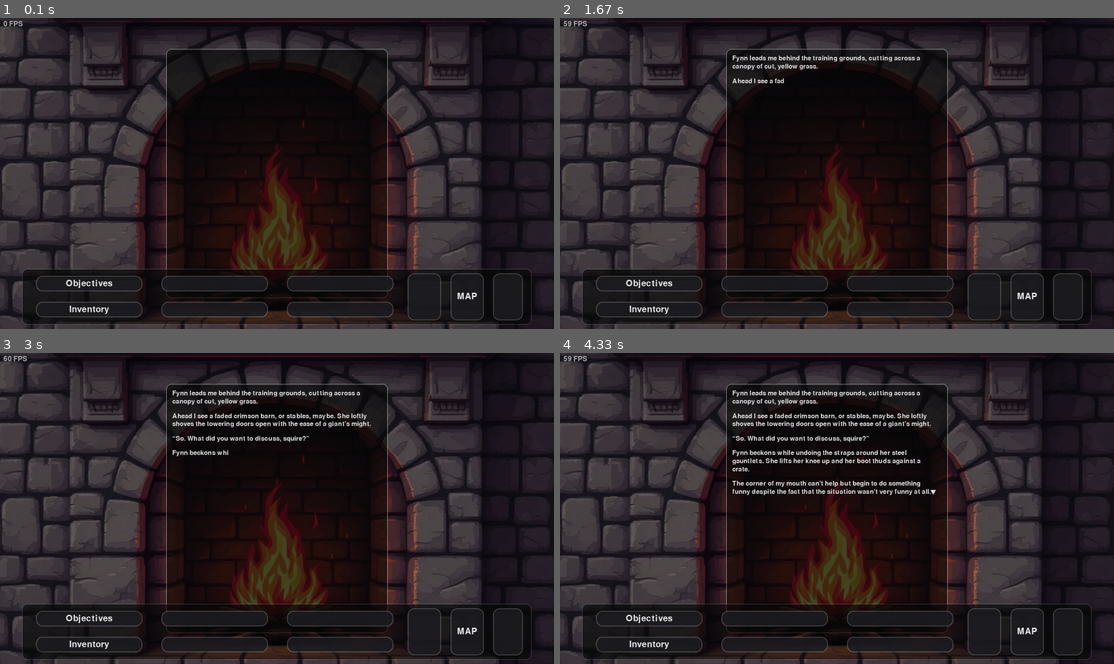
Above: before the commit, frames 1-4 (two rows, left to right).
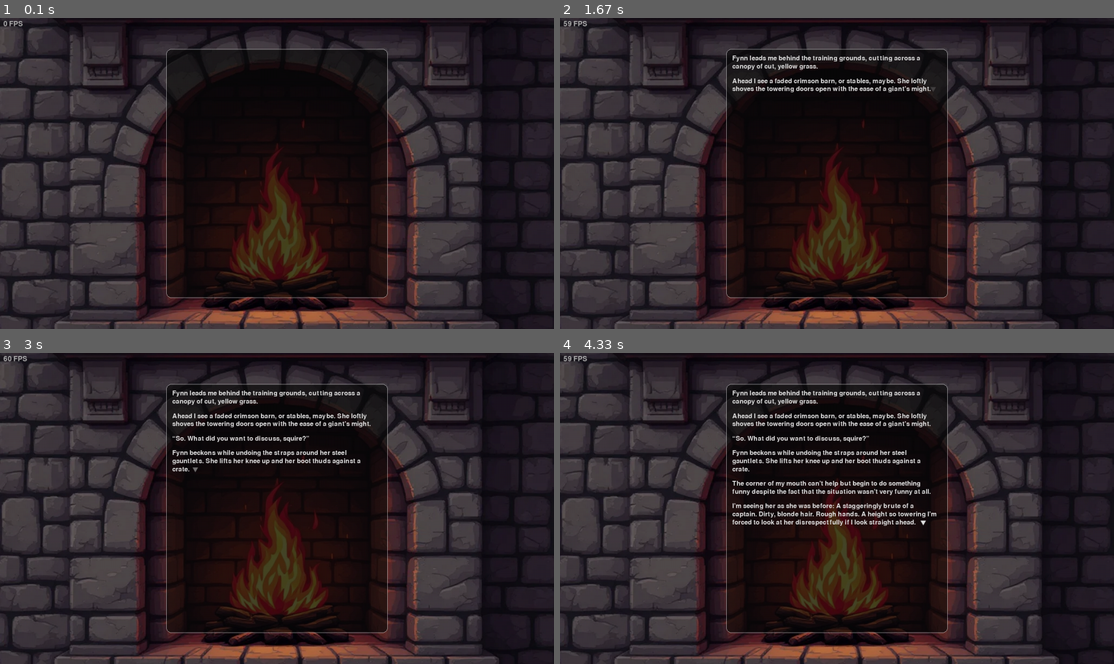
Above: after the commit, the same moments.

Repository: jhoangnguyen/solid
Game: pygame game, started from run.py
The game is run twice, just before and just after one commit, with the same random seed, the same clock (stepped at 60 frames per second) and the same inputs.
Inputs (mouse positions are in pixels of both pictures, inside the frame that each line leads up to):
- Up to frame 1 (0.1 s): no input
- Up to frame 2 (1.67 s): click (837, 173) at 0.38 s; tap Enter at 0.67 s; click (1041, 282) at 1.05 s; click (704, 111) at 1.38 s
- Up to frame 3 (3 s): click (277, 545) at 1.72 s; click (199, 443) at 2.05 s; click (470, 589) at 2.38 s; click (94, 539) at 2.72 s
- Up to frame 4 (4.33 s): click (676, 449) at 3.05 s; click (704, 561) at 3.38 s; click (1036, 580) at 3.72 s; click (670, 623) at 4.05 s

The runs differ from the first frame. In frame 1, 8.4% of the frame differs, in the area x 4-96%, y 80-99%; in frame 2, 9.0%; in frame 3, 9.0%; in frame 4, 9.5%, in the area x 4-96%, y 43-99%.

Commit message:
testing icons instead of bottom bar

Diff:
--- a/engine/app.py
+++ b/engine/app.py
@@ -94,7 +94,7 @@
         self.bottom_bar.set_slots({
             # left six (top row: 1–3, bottom row: 4–6)
             "left_1": BottomBarButton("left_1", "Objectives"),
-            "left_4": BottomBarButton("left_4", "Inventory"),
+            "left_4": BottomBarButton("left_4", "Calendar"),
             # Fill the rest later:
             # "left_2": BottomBarButton("left_2", "Party"),
             # "left_3": BottomBarButton("left_3", "Quests"),
@@ -102,7 +102,9 @@
             # "left_6": BottomBarButton("left_6", "Codex"),
 
             # right stack (top→bottom)
-            "right_2": BottomBarButton("right_2", "MAP"),
+            "right_1": BottomBarButton("right_1", "MAP"),
+            "right_2": BottomBarButton("right_2", "Inventory"),
+            "right_3": BottomBarButton("right_3", "Settings"),
         })
 
     def handle_input(self):
@@ -186,7 +188,7 @@
         fps = int(self.clock.get_fps())
 
         hud = self.hud_font.render(f"{fps} FPS", True, (180, 180, 180))
-        self.bottom_bar.draw(self.screen)
+        # self.bottom_bar.draw(self.screen)
         self.screen.blit(hud, (8, 6))
         pygame.display.flip()
 
